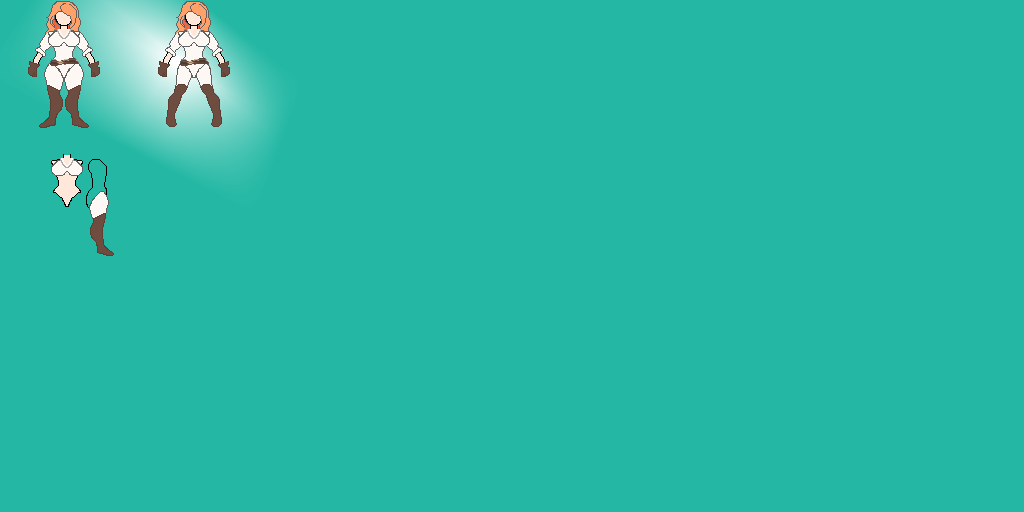
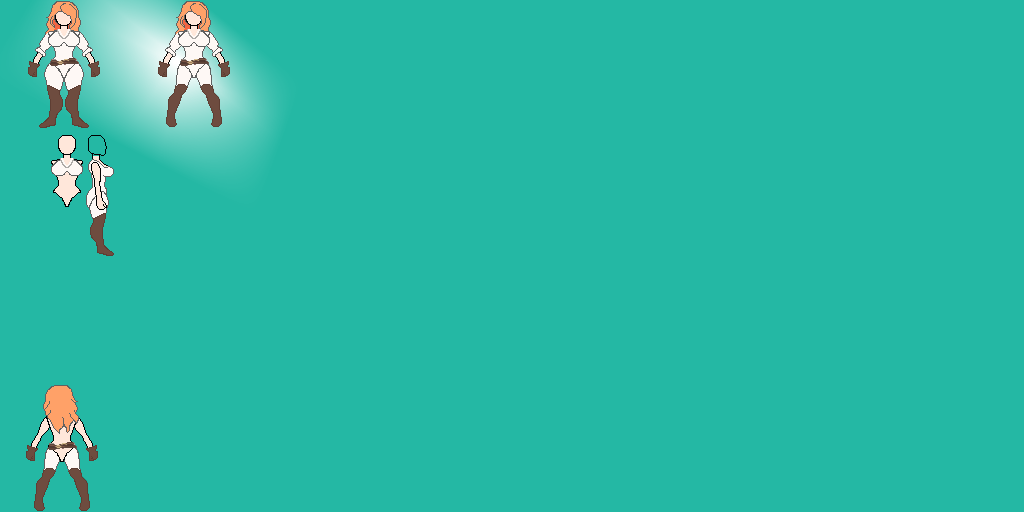
The second 1024 × 512 image is a revision of the first. Changes to its layers:
showed "cabeça" (2nd of 5, in "lado-direita") over [58, 135, 114, 210]
added layer "braço-direita" in group "Corpo" over [64, 135, 114, 210]
added layer "roupa-direita" in group "Corpo" over [64, 135, 114, 210]
painted on "corpo-direita" over [64, 135, 114, 210]
painted on "corpo" (2nd of 4, in "lado-direita" › "Corpo") over [58, 135, 114, 210]
painted on "bota-direita" (2nd of 4, in "lado-direita" › "Perna-Direita") over [58, 135, 114, 210]
painted on "calça-direita" (2nd of 4, in "lado-direita" › "Perna-Direita") over [58, 135, 114, 210]
painted on "perna-direita" (2nd of 4, in "lado-direita" › "Perna-Direita") over [58, 135, 114, 210]
added group "costas" with 20 layers above "parado" over [26, 385, 98, 511]
added layer "cabelo" (3rd of 4, in "costas") in group "costas" over [26, 385, 98, 510]
added layer "cinto" (3rd of 4, in "costas") in group "costas" over [26, 385, 98, 511]
added layer "corpo" (3rd of 4, in "costas") in group "costas" over [26, 385, 98, 511]
added layer "luva-esquerda" (3rd of 4, in "costas") in group "costas" over [26, 385, 62, 511]
added layer "luva-direita" (3rd of 4, in "costas") in group "costas" over [26, 385, 98, 511]
added layer "braço-esquerdo" (3rd of 4, in "costas") in group "costas" over [26, 385, 98, 511]
added layer "braço-direito" (3rd of 4, in "costas") in group "costas" over [26, 385, 98, 511]
added layer "calça-esquerda" (3rd of 4, in "costas") in group "costas" over [26, 385, 98, 511]
added layer "perna-esquerda" (1st of 2, in "costas") in group "costas" over [26, 387, 98, 511]
added layer "calça-direita" (3rd of 4, in "costas") in group "costas" over [26, 385, 98, 511]
added layer "perna-direita" (3rd of 4, in "costas") in group "costas" over [26, 387, 98, 511]
painted on "corpo" (4th of 4, in "parado") over [58, 135, 114, 210]
painted on "Pintar camada 1" over [26, 135, 114, 511]
…and 10 more changes (5 added, 5 painted)
